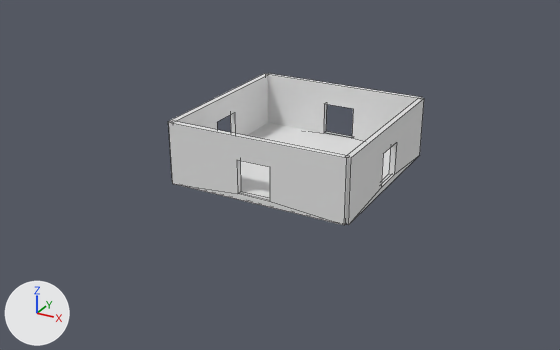
The Blender file Scene3D/room_base.blend: old version first, new version second.
Camera for both pictures: a 50 mm camera at (29.1, -56.7, 26.7) aimed at (-1.0, -2.0, -0.6). Lighting does not change. The marker at lower left points along +X, +Y and +Z. The older version comes first. Mesh edges are drawn as thin lines.

Objects in the first picture: 'Floor-col', 'wall_este-col', 'wall_norte-col', 'wall_oeste-col', 'wall_sur-col'.
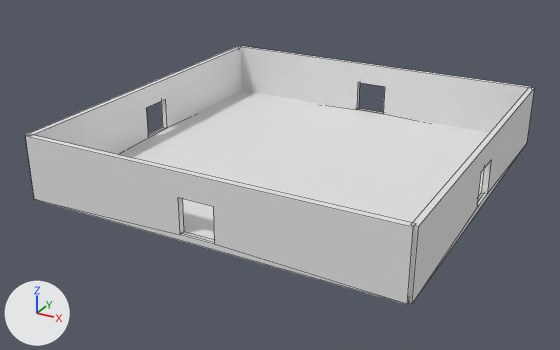
Where the newer file only moved an object's origin or applied its transform, the numbers keep the older frame.

What changed in the scene script:
```text
Change me_cube_001:
    used by ob_floor_col; location = (0.0, 0.0, -0.25); scale = (1.0, 1.0, 5.0)
    remove me_cube_001.from_pydata(...)  # 8 vertices, 6 faces; spans x -8.0..8.0, y -8.0..8.0, z -0.1..0.1
    add me_cube_001.from_pydata(...)  # 8 vertices, 6 faces; spans x -16.0..16.0, y -16.0..16.0, z -0.1..0.1
    me_cube_001 part 1: the whole mesh is scaled about its middle by (2, 2, 1)
Change me_cube_007:
    remove me_cube_007.from_pydata(...)  # 16 vertices, 12 faces; spans x -0.2..0.2, y -8.0..8.0, z -2.0..3.5
    add me_cube_007.from_pydata(...)  # 16 vertices, 12 faces; spans x -0.2..0.2, y -16.0..16.0, z -2.0..3.5
    me_cube_007 part 2
    add for i in [0, 1, 4, 5]: me_cube_007.vertices[i].co += Vector((0.0, -8.0, 0.0))
    add for i in [2, 3, 6, 7]: me_cube_007.vertices[i].co += Vector((0.0, 8.0, 0.0))
Change me_cube_008:
    remove me_cube_008.from_pydata(...)  # 16 vertices, 12 faces; spans x -8.0..8.0, y -0.3..0.3, z -2.0..3.5
    add me_cube_008.from_pydata(...)  # 16 vertices, 12 faces; spans x -16.0..16.0, y -0.3..0.3, z -2.0..3.5
    me_cube_008 part 3
    add for i in [2, 3, 6, 7]: me_cube_008.vertices[i].co += Vector((-8.0, 0.0, 0.0))
    add for i in [0, 1, 4, 5]: me_cube_008.vertices[i].co += Vector((8.0, 0.0, 0.0))
Change me_cube_004:
    remove me_cube_004.from_pydata(...)  # 16 vertices, 12 faces; spans x -8.0..8.0, y -0.3..0.3, z -2.0..3.5
    add me_cube_004.from_pydata(...)  # 16 vertices, 12 faces; spans x -16.0..16.0, y -0.3..0.3, z -2.0..3.5
    me_cube_004 part 4
    add for i in [2, 3, 6, 7]: me_cube_004.vertices[i].co += Vector((-8.0, 0.0, 0.0))
    add for i in [0, 1, 4, 5]: me_cube_004.vertices[i].co += Vector((8.0, 0.0, 0.0))
Change me_cube_010:
    remove me_cube_010.from_pydata(...)  # 16 vertices, 12 faces; spans x -0.2..0.2, y -8.0..8.0, z -2.0..3.5
    add me_cube_010.from_pydata(...)  # 16 vertices, 12 faces; spans x -0.2..0.2, y -16.0..16.0, z -2.0..3.5
    me_cube_010 part 5
    add for i in [0, 1, 4, 5]: me_cube_010.vertices[i].co += Vector((0.0, -8.0, 0.0))
    add for i in [2, 3, 6, 7]: me_cube_010.vertices[i].co += Vector((0.0, 8.0, 0.0))
Change ob_wall_este_col:
    ob_wall_este_col.location: (8.0, 0.0, 1.5) -> (16.0, 0.0, 1.5)
Change ob_wall_norte_col:
    ob_wall_norte_col.location: (0.0, 8.0, 1.5) -> (0.0, 16.0, 1.5)
Change ob_wall_sur_col:
    ob_wall_sur_col.location: (0.0, -8.0, 1.5) -> (0.0, -16.0, 1.5)
Change ob_wall_oeste_col:
    ob_wall_oeste_col.location: (-8.0, 0.0, 1.5) -> (-16.0, 0.0, 1.5)
```

Changed parts and their boxes [x1, y1, x2, y2] in the pictures (560 x 350 px):
'wall_sur-col', reshaped, moved (117% wider, 63% taller): before [169, 121, 348, 225]; after [25, 134, 415, 304]
'Floor-col', rescaled: before [240, 123, 391, 199]; after [117, 90, 490, 242]
'wall_norte-col', reshaped, moved (88% wider, 26% taller): before [267, 73, 422, 141]; after [240, 46, 532, 132]
'wall_este-col', reshaped, moved (57% wider, 70% taller): before [345, 98, 424, 225]; after [409, 87, 534, 303]
'wall_oeste-col', reshaped, moved: before [168, 74, 268, 182]; after [25, 46, 242, 154]
